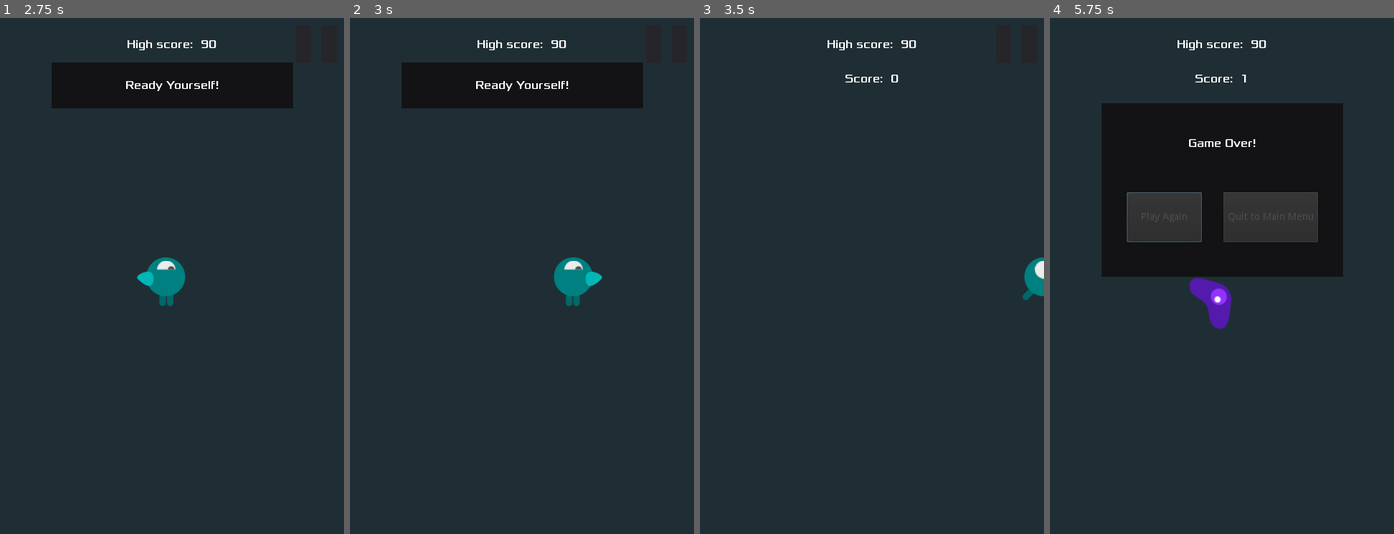
Above: before the commit, frames 1-4 (left to right).
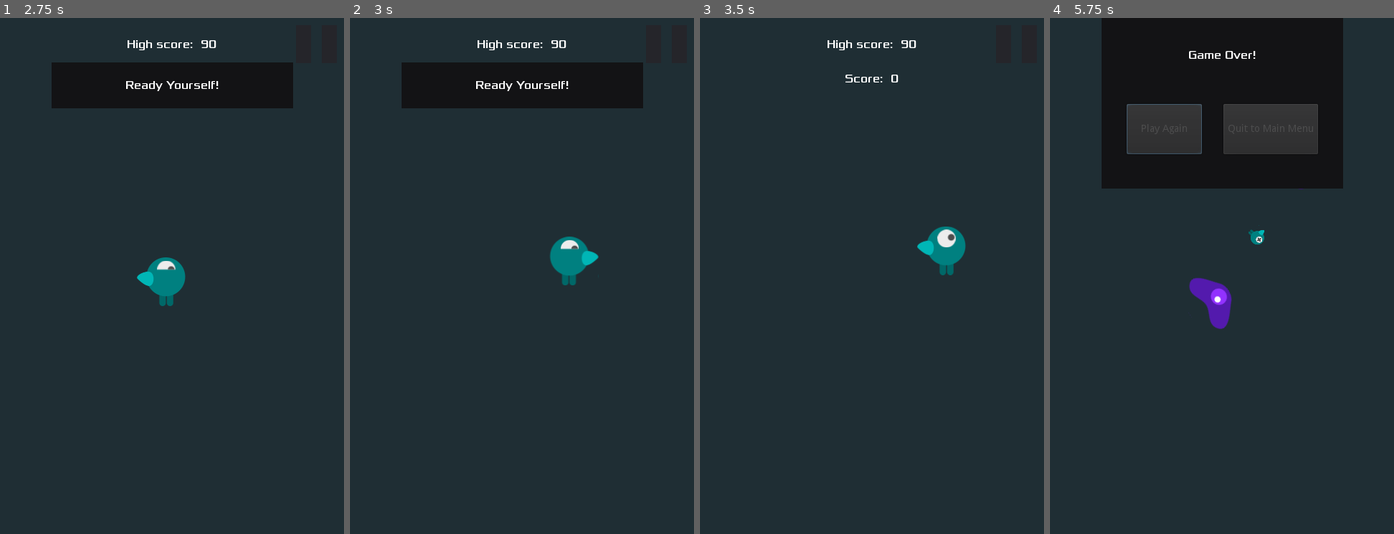
Above: after the commit, the same moments.

Repository: AlixBarreaux/dodge-the-beasties
Game: Godot game, scene res://scenes/Main.tscn
Same seed, same stepped clock (60 frames per second), same inputs: the game is played once before the commit and once after it.
Inputs (mouse positions are in pixels of both pictures, inside the frame that each line leads up to):
- Up to frame 1 (2.75 s): click "Play" at 0.5 s; click (316, 43) at 1.25 s; click "Resume" at 2 s
- Up to frame 2 (3 s): tap Enter at 2.75 s; move the mouse to (597, 250) at 2.77 s; press the mouse at (597, 250) at 2.78 s; hold D (move_right) from 2.78 s (still down)
- Up to frame 3 (3.5 s): keep holding D (move_right)
- Up to frame 4 (5.75 s): move the mouse to (1153, 301) at 3.52 s; release D (move_right) at 3.53 s; release the mouse at (1153, 301) at 3.53 s; hold S (move_down) 3.53-4.28 s; click (1153, 301) at 3.6 s; move the mouse to (1256, 162) at 4.27 s; press the mouse at (1256, 162) at 4.28 s; hold D (move_right) 4.28-5.03 s; move the mouse to (1204, 379) at 5.02 s; release the mouse at (1204, 379) at 5.03 s; hold W (move_up) from 5.03 s (still down); click (1204, 379) at 5.1 s

Frame 1 is identical in both runs. In frame 2, 1.1% of the frame differs, in the area x 58-74%, y 42-56%; in frame 3, 1.2%; in frame 4, 24%, in the area x 15-86%, y 0-51%.

Commit message:
Fix: PlayerController now works with CanvasLayer into Main scene (which is now a Node2D)

Diff:
--- a/scenes/Main.tscn
+++ b/scenes/Main.tscn
@@ -12,12 +12,16 @@
 "points": PoolVector2Array( 0, 0, 0, 0, 0, 0, 0, 0, 0, 0, 480, 0, 0, 0, 0, 0, 480, 720, 0, 0, 0, 0, 0, 720, 0, 0, 0, 0, 0, 0 )
 }
 
-[node name="Main" type="Node"]
+[node name="Main" type="Node2D"]
 script = ExtResource( 1 )
 
-[node name="ColorRect" type="ColorRect" parent="."]
+[node name="CanvasLayer" type="CanvasLayer" parent="."]
+layer = -1
+
+[node name="ColorRect" type="ColorRect" parent="CanvasLayer"]
 anchor_right = 1.0
 anchor_bottom = 1.0
+mouse_filter = 2
 color = Color( 0.121569, 0.180392, 0.203922, 1 )
 
 [node name="Path2D" type="Path2D" parent="."]
